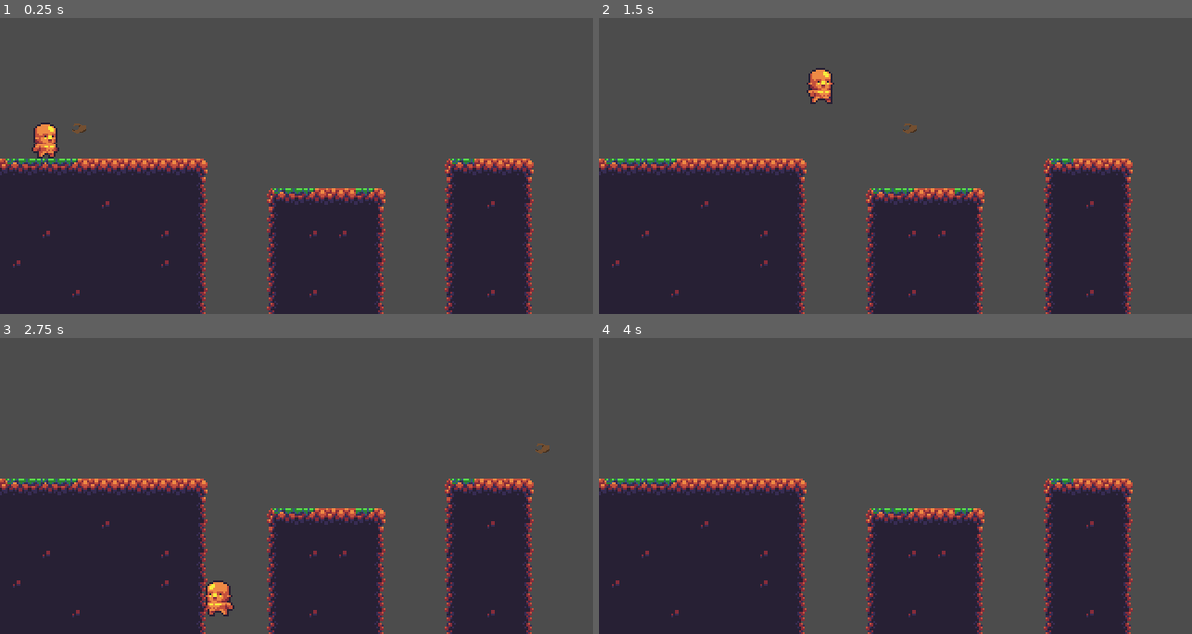
Above: before the commit, frames 1-4 (two rows, left to right).
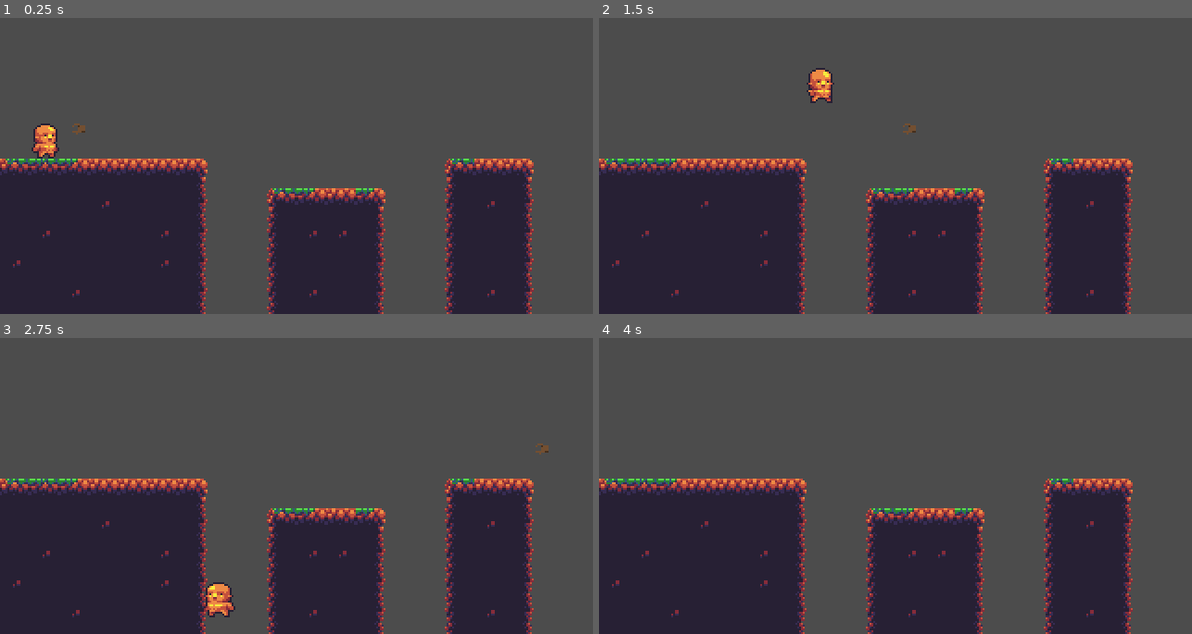
Above: after the commit, the same moments.

Repository: John2324/GameJam
Game: Godot game, scene res://Scenes/Stage1.tscn
Two runs of this game, one before a commit and one after it. Both use one fixed random seed, a clock stepped at 60 frames per second and the inputs below.
Inputs:
- Up to frame 1 (0.25 s): no input
- Up to frame 2 (1.5 s): tap Enter at 0.5 s; hold Right (right) from 0.53 s (still down); tap Up (up) at 0.77 s
- Up to frame 3 (2.75 s): tap Up (up) at 1.52 s; release Right (right) at 2.03 s; hold Left (left) from 2.03 s (still down)
- Up to frame 4 (4 s): release Left (left) at 2.78 s; hold Right (right) from 2.78 s (still down); tap Up (up) at 3.02, 3.77 s; tap Space at 3.5 s

The runs differ from the first frame. In frame 1, less than 0.1% of the frame differs, in the area x 5-15%, y 35-43%; in frame 2, less than 0.1%; in frame 3, 0.2%, in the area x 34-93%, y 35-95%; in frame 4, nothing differs.

Commit message:
Change viewport settings

Diff:
--- a/project.godot
+++ b/project.godot
@@ -26,8 +26,7 @@
 window/size/borderless=true
 window/size/test_width=1280
 window/size/test_height=720
-window/vsync/use_vsync=false
-window/stretch/mode="2d"
+window/stretch/mode="viewport"
 window/stretch/aspect="keep"
 
 [input]
